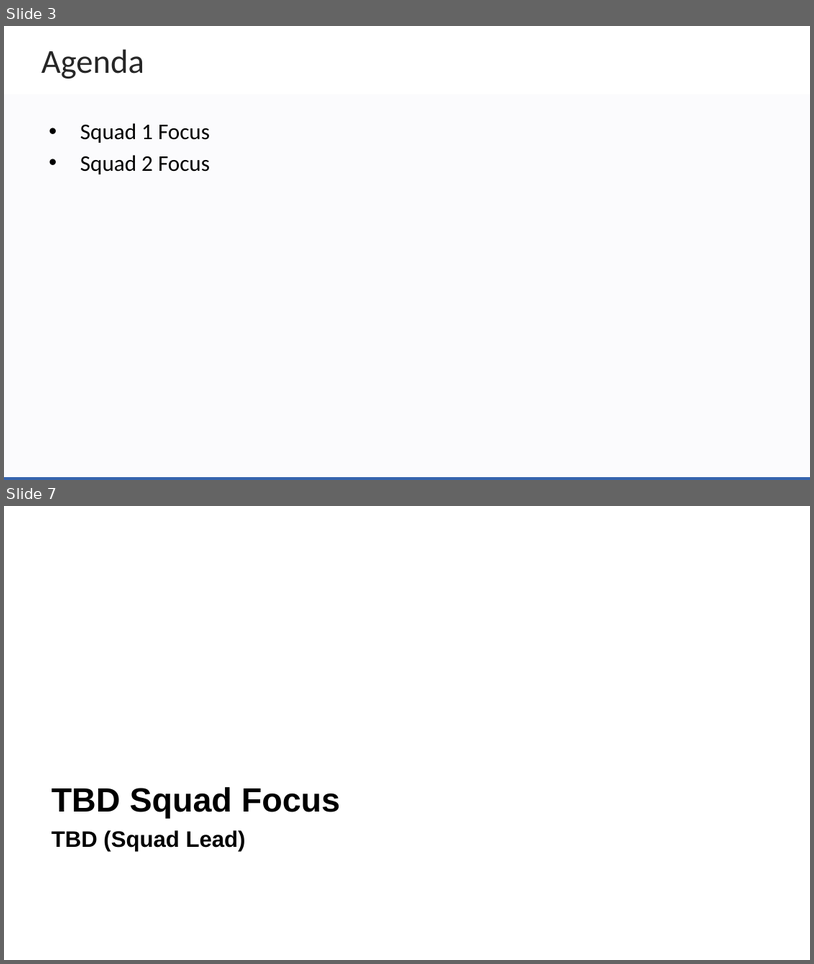
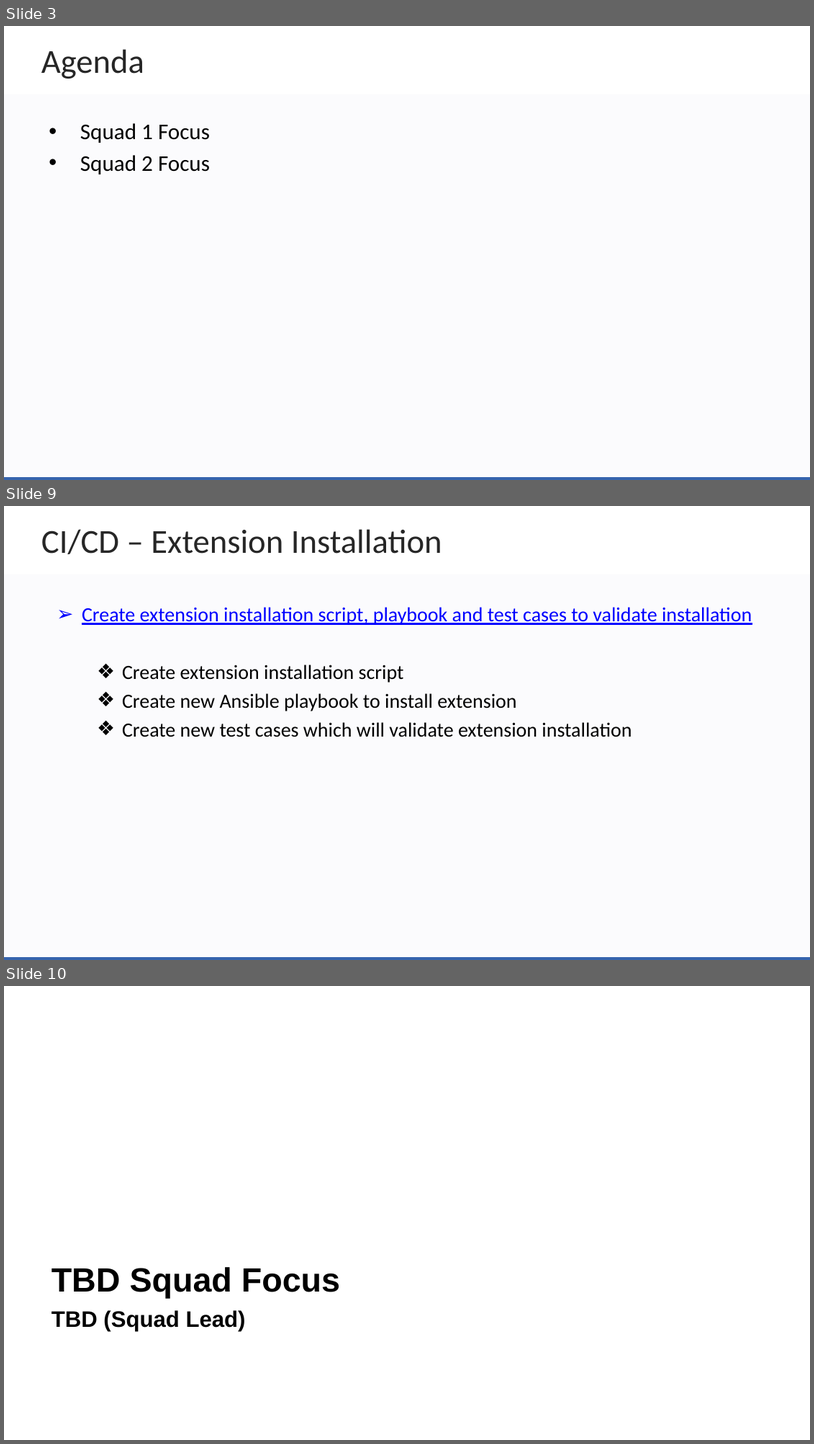
Before and after one commit to zowe/community, a slide deck: Project Management/PI Planning/20PI4 Planning/Zowe Community Squad Focus for 20PI4.pptx. Shown one above the other, each under a label of ours: slides 3 and 7 before the commit, slides 3, 9 and 10 after it; the slides between them are not shown. The pictures are 814x964 and 814x1444 pixels, drawn with LibreOffice and Linux fonts; fonts in the diff are those of the drawing; background and template pictures are left out. Boxes give left, top, right and bottom in pixels: in the first picture for what was removed or moved away, otherwise in the second. Text is boxed around its words. In the diff, an @@ line names an element or a change of style, - is before the commit and + after.

```diff
--- a/Project Management/PI Planning/20PI4 Planning/Zowe Community Squad Focus for 20PI4.pptx
+++ b/Project Management/PI Planning/20PI4 Planning/Zowe Community Squad Focus for 20PI4.pptx
@@ slide 9 added at [4, 506, 810, 960], background #FFFFFF; not listed: 2 template elements that a slide beside it also shows @@
@@ text added at [41, 529, 442, 554], 30 pt, text #262626 @@
+CI/CD – Extension Installation
@@ text added at [82, 607, 752, 737], 18 pt, text #000000 @@
+➢ Create extension installation script, playbook and test cases to validate installation
+  ❖ Create extension installation script
+  ❖ Create new Ansible playbook to install extension
+  ❖ Create new test cases which will validate extension installation
@@ what was slide 7 is now slide 10 @@
```
Also in this commit, not shown: 2 slides changed, 3 other slides added, 1 slide removed, 1 other file.
